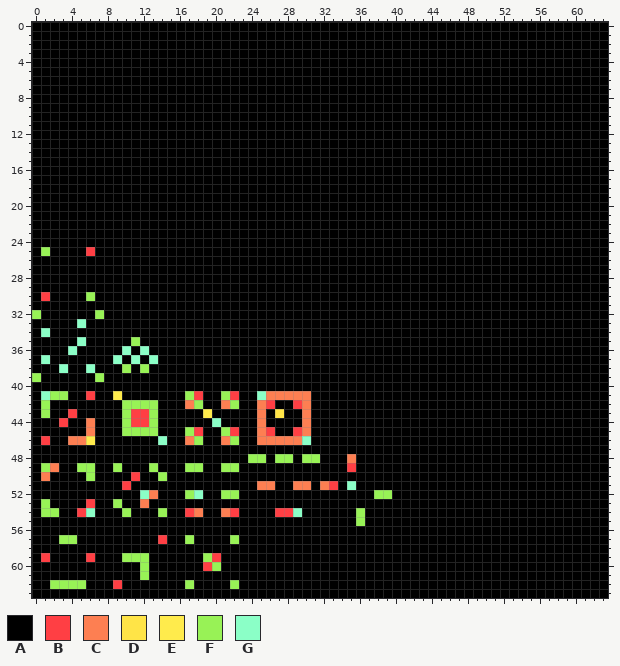
A pixel-art file gets an edit: Assets/Sprites/MapBoards.aseprite. Above is the file before it was changed.
64x64 pixels, 1 frame.
Palette (. is transparent): A #000000  B #ff3f44  C #fd7f52  D #ffe447  E #ffeb4c  F #98f256  G #8bffc7
After:
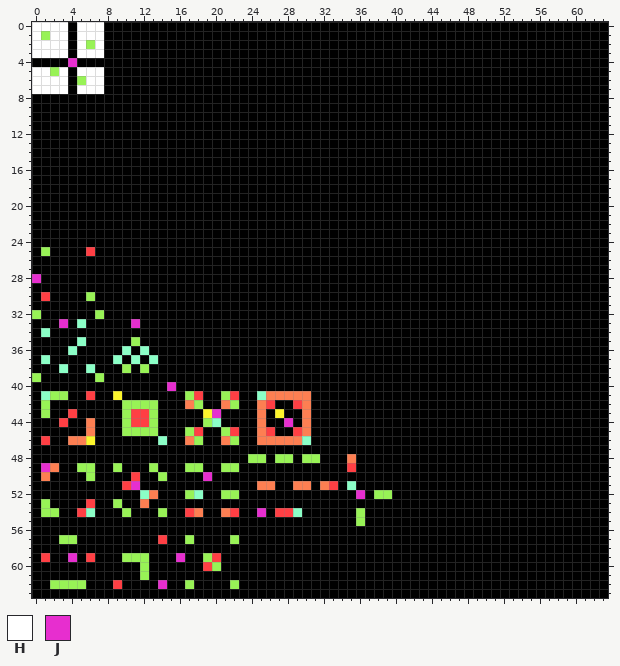
Colours new in this view: H #ffffff  J #e72ecf
What changed:
@@ palette @@
-E #ffeb4c
+E #fcf52c
--- layer "Layer 2"
@@ x 0..9 @@
- 0 AAAAAAAAAA
- 1 AAAAAAAAAA
- 2 AAAAAAAAAA
- 3 AAAAAAAAAA
- 4 AAAAAAAAAA
- 5 AAAAAAAAAA
- 6 AAAAAAAAAA
- 7 AAAAAAAAAA
+ 0 HHHHAHHHAA
+ 1 HFHHAHHHAA
+ 2 HHHHAHFHAA
+ 3 HHHHAHHHAA
+ 4 AAAAJAAAAA
+ 5 HHFHAHHHAA
+ 6 HHHHAFHHAA
+ 7 HHHHAHHHAA
  8 AAAAAAAAAA
@@ x 0..2 @@
 27 AAA
-28 AAA
+28 JAA
 29 AAA
@@ x 1..13 @@
 32 AAAAAAFAAAAAA
-33 AAAAGAAAAAAAA
+33 AAJAGAAAAAJAA
 34 GAAAAAAAAAAAA
@@ x 13..30 @@
 39 AAAAAAAAAAAAAAAAAA
-40 AAAAAAAAAAAAAAAAAA
+40 AAJAAAAAAAAAAAAAAA
 41 AAAAFBAAFBAAGCCCCC
 42 FAAACFAACFAACBAABC
-43 FAAAAAEAAAAACADAAC
-44 FAAAAAAGAAAACAAAAC
+43 FAAAAAEJAAAACAEAAC
+44 FAAAAAFGAAAACAAJAC
 45 FAAAFBAAFBAACBAABC
@@ x 0..38 @@
 48 AAAAAAAAAAAAAAAAAAAAAAAAFFAFFAFFAAACAAA
-49 AFCAAFFAAFAAAFAAAFFAAFFAAAAAAAAAAAABAAA
-50 ACAAAAFAAAABAAFAAAAAAAAAAAAAAAAAAAAAAAA
-51 AAAAAAAAAABAAAAAAAAAAAAAACCAACCACBAGAAA
-52 AAAAAAAAAAAAGCAAAFGAAFFAAAAAAAAAAAAAAAF
+49 AJCAAFFAAFAAAFAAAFFAAFFAAAAAAAAAAAABAAA
+50 ACAAAAFAAAABAAFAAAAJAAAAAAAAAAAAAAAAAAA
+51 AAAAAAAAAABJAAAAAAAAAAAAACCAACCACBAGAAA
+52 AAAAAAAAAAAAGCAAAFGAAFFAAAAAAAAAAAAAJAF
 53 AFAAAABAAFAACAAAAAAAAAAAAAAAAAAAAAAAAAA
-54 AFFAABGAAAFAAAFAABCAACBAAAABBGAAAAAAFAA
+54 AFFAABGAAAFAAAFAABCAACBAAJABBGAAAAAAFAA
 55 AAAAAAAAAAAAAAAAAAAAAAAAAAAAAAAAAAAAFAA
@@ x 2..18 @@
 58 AAAAAAAAAAAAAAAAA
-59 AAAABAAAFFFAAAAAA
+59 AAJABAAAFFFAAAJAA
 60 AAAAAAAAAAFAAAAAA
 61 AAAAAAAAAAFAAAAAA
-62 FFFFAAABAAAAAAAFA
+62 FFFFAAABAAAAJAAFA
 63 AAAAAAAAAAAAAAAAA
